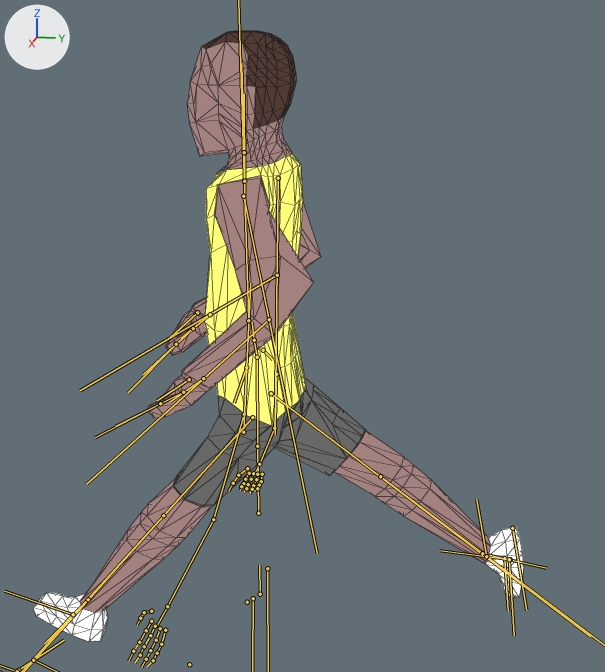
Renders of the glTF model video_projector/view/running/models/runner_record/scene.gltf from each side of a commit.
Before and after are seen from a camera (50 mm lens) standing at (2.26, 0.62, 2.26) and looking at (-0.04, 0.16, 1.68). The axes (+X, +Y, +Z) are drawn at upper left. The lights are the same throughout. Both versions are drawn at frame 10 of the action 'Jump'; the numbers are the values there. The bones that bend it are drawn over the model as lines. Mesh edges are drawn as thin lines.
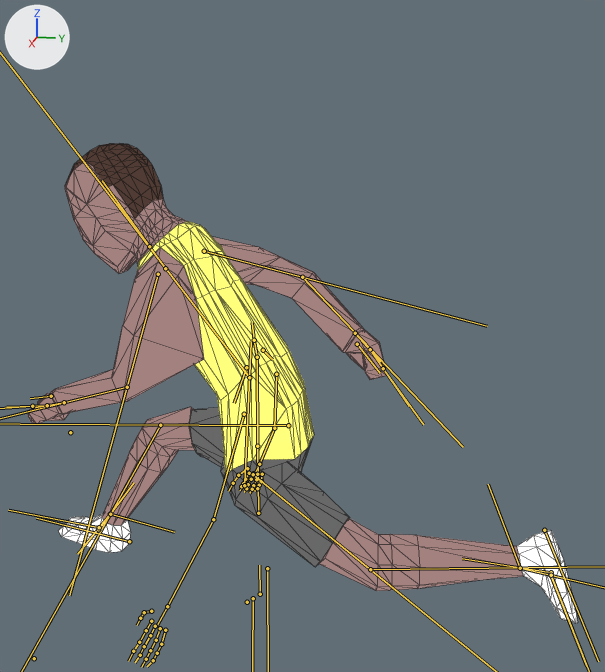
What differs and where, as boxes [x1, y1, x2, y2] in the pictures (605 x 672 px):
'Cube_0', posed (21% wider, 25% shorter): before [80, 42, 491, 612]; after [27, 161, 523, 591]
'Cube_1', posed (75% wider, 6% shorter): before [205, 153, 306, 426]; after [137, 221, 314, 477]
'Cube_3', posed (16% narrower, 22% taller): before [173, 377, 366, 507]; after [189, 408, 350, 567]
'Cube_2', posed: before [33, 527, 524, 641]; after [59, 513, 578, 623]
'Cube_4', posed (23% shorter): before [202, 31, 296, 128]; after [65, 144, 163, 218]
bone 'Torso_Armature', root to tip: before (243, 432) to (250, 283); after (244, 485) to (251, 341)
bone 'Head_Armature', root to tip: before (244, 152) to (241, 63); after (149, 246) to (102, 180)
bone 'Upper.Arm.L_Armature', root to tip: before (243, 196) to (317, 553); after (158, 274) to (69, 595)
bone 'Hand.L_Armature', root to tip: before (203, 378) to (169, 402); after (64, 402) to (35, 407)
bone 'Finger01.L_Armature', root to tip: before (183, 392) to (115, 426); after (47, 405) to (6, 407)
bone 'Upper.Arm.R_Armature', root to tip: before (278, 178) to (275, 434); after (204, 251) to (487, 326)
bone 'Lower.Arm.R_Armature', root to tip: before (277, 275) to (80, 390); after (302, 277) to (463, 447)
bone 'Hand.R_Armature', root to tip: before (210, 314) to (181, 338); after (355, 333) to (380, 361)
bone 'Finger01.R_Armature', root to tip: before (193, 328) to (143, 374); after (370, 349) to (409, 406)
bone 'LegControl.R_Armature', root to tip: before (512, 528) to (526, 610); after (129, 541) to (36, 518)
bone 'Foot.R_Armature', root to tip: before (482, 553) to (546, 568); after (110, 514) to (77, 554)

What the commit changed:
Bone 'Torso_Armature' (bone_torso_armature) moves from (0.0, 1.66, 0.1) to (0.0, 1.15, 0.07).
Bone 'Chest_Armature' (bone_chest_armature) turns from (-2, -1, 4) to (-24, -4, -26) degrees about its own x, y and z.
Bone 'Head_Armature' (bone_head_armature) turns from (0, 2, -4) to (0, -1, 2) degrees about its own x, y and z.
Bone 'Upper.Arm.L_Armature' (bone_upper_arm_l_armature) moves from (0.0, 0.0, 0.0) to (-0.01, 0.02, 0.03).
Bone 'Upper.Arm.L_Armature' (bone_upper_arm_l_armature) turns from (-40, -45, 49) to (-6, 14, -48) degrees about its own x, y and z.
Bone 'Lower.Arm.L_Armature' (bone_lower_arm_l_armature) turns from (-27, 0, -43) to (41, -26, -57) degrees about its own x, y and z.
Bone 'Hand.L_Armature' (bone_hand_l_armature) turns from (0, 0, 0) to (0, 2, 4) degrees about its own x, y and z.
Bone 'Finger01.L_Armature' (bone_finger01_l_armature) turns from (7, -7, -14) to (-9, -16, -7) degrees about its own x, y and z.
Bone 'Upper.Arm.R_Armature' (bone_upper_arm_r_armature) moves from (0.0, 0.0, 0.0) to (0.02, 0.05, 0.08).
Bone 'Upper.Arm.R_Armature' (bone_upper_arm_r_armature) turns from (-44, -58, 40) to (-21, 8, -46) degrees about its own x, y and z.
Bone 'Lower.Arm.R_Armature' (bone_lower_arm_r_armature) turns from (72, 29, 70) to (-24, 5, 13) degrees about its own x, y and z.
Bone 'Hand.R_Armature' (bone_hand_r_armature) turns from (-5, -2, -15) to (-2, 0, -6) degrees about its own x, y and z.
Bone 'Finger01.R_Armature' (bone_finger01_r_armature) turns from (-16, 19, 3) to (0, 11, 12) degrees about its own x, y and z.
Bone 'UpperLeg.L_Armature' (bone_upperleg_l_armature) turns from (37, -20, -14) to (-62, -3, 46) degrees about its own x, y and z.
Bone 'LowerLeg.L_Armature' (bone_lowerleg_l_armature) turns from (-8, 0, 0) to (33, 0, 0) degrees about its own x, y and z.
Bone 'UpperLeg.R_Armature' (bone_upperleg_r_armature) moves from (0.0, 0.0, 0.0) to (0.13, -0.18, -0.12).
Bone 'UpperLeg.R_Armature' (bone_upperleg_r_armature) turns from (-59, -3, -1) to (81, -1, -5) degrees about its own x, y and z.
Bone 'LowerLeg.R_Armature' (bone_lowerleg_r_armature) turns from (-8, 1, 0) to (48, 0, 0) degrees about its own x, y and z.
Bone 'LegControl.L_Armature' (bone_legcontrol_l_armature) moves from (0.1, 2.21, -1.48) to (0.11, -2.25, -3.62).
Bone 'LegControl.L_Armature' (bone_legcontrol_l_armature) turns from (-25, 0, -1) to (119, 17, 15) degrees about its own x, y and z.
Bone 'Foot.L_Armature' (bone_foot_l_armature) moves from (-0.09, -0.9, 0.2) to (-0.03, 0.0, -0.01).
Bone 'Foot.L_Armature' (bone_foot_l_armature) turns from (-10, 0, -4) to (2, 0, -7) degrees about its own x, y and z.
Bone 'LegControl.R_Armature' (bone_legcontrol_r_armature) moves from (-0.17, -2.07, -3.14) to (-0.32, 1.67, -2.63).
Bone 'LegControl.R_Armature' (bone_legcontrol_r_armature) turns from (105, -8, -21) to (-11, -7, 1) degrees about its own x, y and z.
Bone 'Foot.R_Armature' (bone_foot_r_armature) moves from (0.06, -0.04, -0.02) to (0.03, 0.0, 0.0).
Bone 'Foot.R_Armature' (bone_foot_r_armature) turns from (5, -1, 11) to (0, 0, 6) degrees about its own x, y and z.
